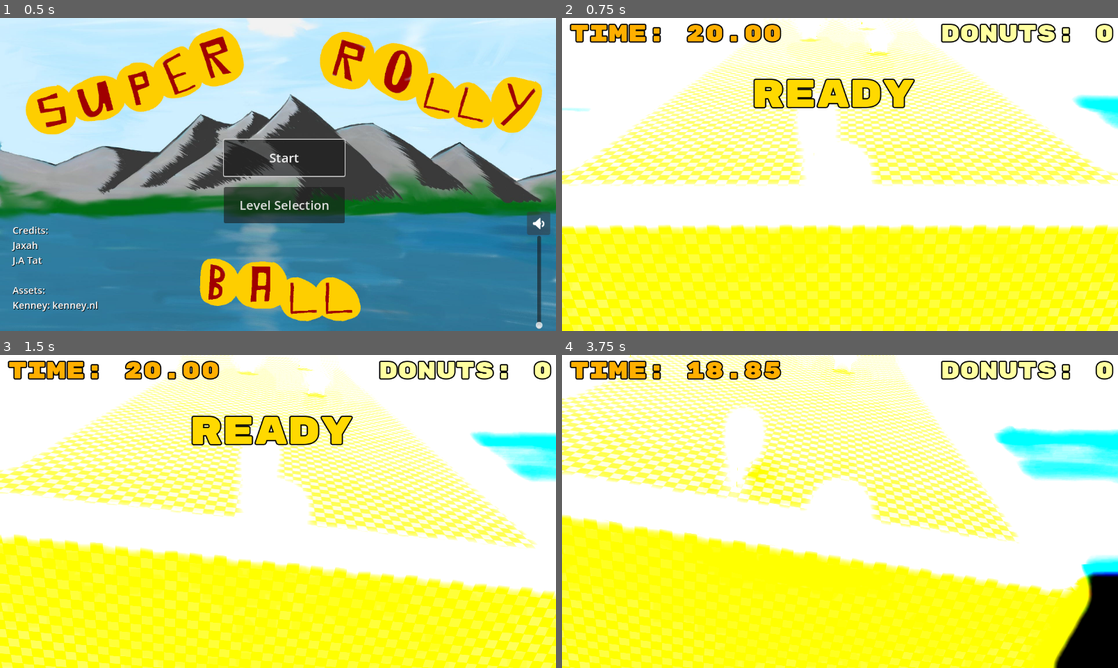
Above: before the commit, frames 1-4 (two rows, left to right).
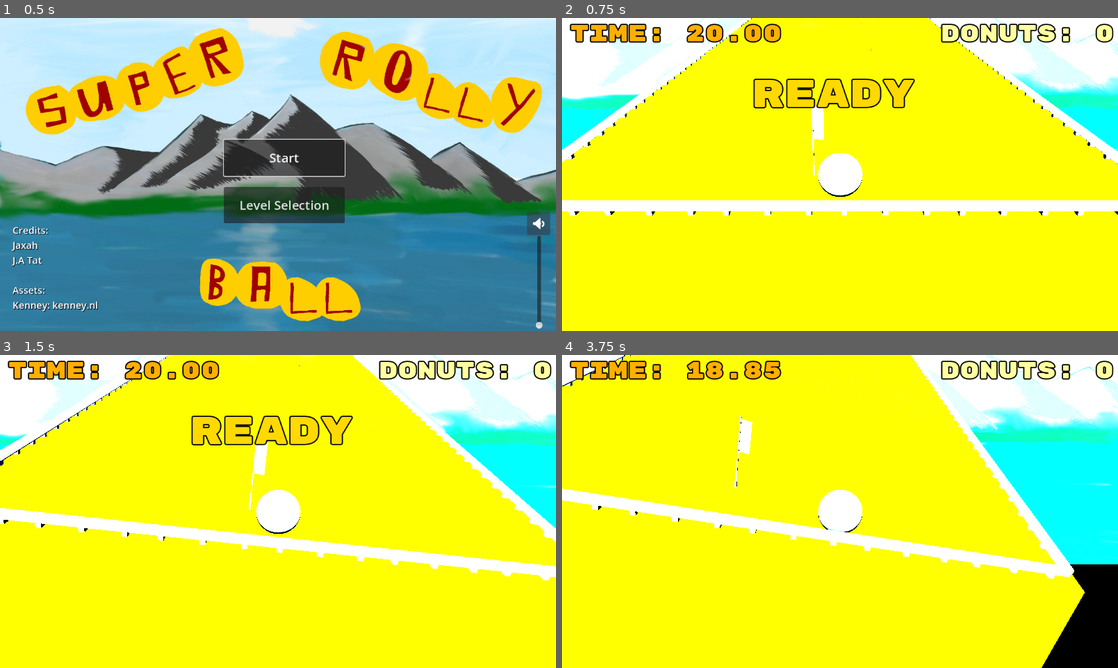
Above: after the commit, the same moments.

Repository: fozzedout/Super-Rolly-Ball
Game: Godot game, scene res://Scenes/MainMenu.tscn
Same seed, same stepped clock (60 frames per second), same inputs: the game is played once before the commit and once after it.
Inputs:
- Up to frame 1 (0.5 s): no input
- Up to frame 2 (0.75 s): click "Start" at 0.5 s
- Up to frame 3 (1.5 s): tap Enter at 1.25 s; hold D (Move_Right) from 1.28 s (still down)
- Up to frame 4 (3.75 s): tap Space at 2 s; release D (Move_Right) at 2.03 s; hold S (Move_Down) 2.03-2.78 s; hold D (Move_Right) 2.78-3.53 s; hold W (Move_Up) from 3.53 s (still down)

Frame 1 is identical in both runs. In frame 2, 63% of the frame differs, in the area x 0-100%, y 0-100%; in frame 3, 64%; in frame 4, 64%.

Commit message:
Isolated skybox and fixed forwardFR issues
!

Diff:
--- a/Levels/Level01.tscn
+++ b/Levels/Level01.tscn
@@ -1,9 +1,9 @@
-[gd_scene load_steps=31 format=3 uid="uid://d0240xxixbpwr"]
+[gd_scene load_steps=28 format=3 uid="uid://d0240xxixbpwr"]
 
 [ext_resource type="Script" path="res://level.gd" id="1_hcc8s"]
+[ext_resource type="PackedScene" uid="uid://d01bknlxvp10s" path="res://TatScenes/skybox.tscn" id="2_4vemo"]
 [ext_resource type="PackedScene" uid="uid://dkdvg1uw6o3tv" path="res://Assets-Scenes/ball.tscn" id="2_5v74f"]
 [ext_resource type="Texture2D" uid="uid://da1ipk5rpfqib" path="res://Assets/checker.png" id="2_pn3o3"]
-[ext_resource type="Texture2D" uid="uid://b0c1u283xo2nf" path="res://Assets/TatModels/Sky.png" id="2_yolr3"]
 [ext_resource type="PackedScene" uid="uid://dugtji6l40t6b" path="res://Assets-Scenes/donut.tscn" id="4_m4o4t"]
 [ext_resource type="PackedScene" uid="uid://tkwvwr6l4ipo" path="res://TatScenes/Portal/portal.tscn" id="5_rx5en"]
 [ext_resource type="PackedScene" uid="uid://dkv4lecmp48d6" path="res://Assets/flagGreen.glb" id="6_lirog"]
@@ -19,38 +19,6 @@
 [ext_resource type="AudioStream" uid="uid://cmcp8switxcqt" path="res://Assets/time up.ogg" id="16_gycoy"]
 [ext_resource type="AudioStream" uid="uid://ismtxgupemn8" path="res://Assets/perfect.ogg" id="17_ccueb"]
 [ext_resource type="AudioStream" uid="uid://oripf5yxu22q" path="res://Assets/goal.ogg" id="18_p4jpw"]
-
-[sub_resource type="PanoramaSkyMaterial" id="PanoramaSkyMaterial_iiykm"]
-panorama = ExtResource("2_yolr3")
-
-[sub_resource type="Sky" id="Sky_1noyv"]
-sky_material = SubResource("PanoramaSkyMaterial_iiykm")
-
-[sub_resource type="Environment" id="Environment_qj4n2"]
-background_mode = 2
-background_color = Color(0.00447858, 0.00638158, 0.0458453, 1)
-sky = SubResource("Sky_1noyv")
-ambient_light_source = 1
-ambient_light_color = Color(0.0316549, 0.0316549, 0.0316549, 1)
-ambient_light_energy = 7.48
-reflected_light_source = 1
-tonemap_mode = 2
-tonemap_exposure = 1.17
-tonemap_white = 1.84
-sdfgi_enabled = true
-sdfgi_use_occlusion = true
-sdfgi_bounce_feedback = 0.56
-glow_enabled = true
-glow_normalized = true
-glow_intensity = 2.57
-glow_strength = 1.02
-glow_bloom = 1.0
-glow_blend_mode = 1
-glow_hdr_luminance_cap = 42.99
-adjustment_enabled = true
-adjustment_brightness = 2.85
-adjustment_contrast = 1.67
-adjustment_saturation = 2.56
 
 [sub_resource type="BoxShape3D" id="BoxShape3D_c6pdw"]
 size = Vector3(30, 10, 100)
@@ -107,15 +75,14 @@
 script = ExtResource("1_hcc8s")
 metadata/Level = "Level01"
 
+[node name="Skybox" parent="." instance=ExtResource("2_4vemo")]
+
 [node name="DirectionalLight3D" type="DirectionalLight3D" parent="."]
 transform = Transform3D(1, 0, 0, 0, 0.654741, 0.755853, 0, -0.755853, 0.654741, 0, 30.5478, 46.221)
 shadow_enabled = true
 shadow_transmittance_bias = 0.58
 shadow_opacity = 0.5
 shadow_blur = 3.0
-
-[node name="WorldEnvironment" type="WorldEnvironment" parent="."]
-environment = SubResource("Environment_qj4n2")
 
 [node name="CameraPivot" type="Node3D" parent="."]
 transform = Transform3D(1, 0, 0, 0, 0.965926, 0.258819, 0, -0.258819, 0.965926, 0.386248, 84.9504, 89.4251)
--- a/Levels/Level02.tscn
+++ b/Levels/Level02.tscn
@@ -1,15 +1,14 @@
-[gd_scene load_steps=37 format=3 uid="uid://d2e78wma2tsq0"]
+[gd_scene load_steps=31 format=3 uid="uid://d2e78wma2tsq0"]
 
 [ext_resource type="Script" path="res://level.gd" id="1_5d8c1"]
 [ext_resource type="Texture2D" uid="uid://da1ipk5rpfqib" path="res://Assets/checker.png" id="1_c20hp"]
+[ext_resource type="PackedScene" uid="uid://d01bknlxvp10s" path="res://TatScenes/skybox.tscn" id="2_efqvo"]
 [ext_resource type="Texture2D" uid="uid://6u5pehsvujx6" path="res://Assets/goal.png" id="2_i4kii"]
 [ext_resource type="PackedScene" uid="uid://dkdvg1uw6o3tv" path="res://Assets-Scenes/ball.tscn" id="2_rns3p"]
-[ext_resource type="Texture2D" uid="uid://b0c1u283xo2nf" path="res://Assets/TatModels/Sky.png" id="2_s2swr"]
 [ext_resource type="PackedScene" uid="uid://dkv4lecmp48d6" path="res://Assets/flagGreen.glb" id="5_aofnd"]
 [ext_resource type="PackedScene" uid="uid://dugtji6l40t6b" path="res://Assets-Scenes/donut.tscn" id="6_g065k"]
 [ext_resource type="PackedScene" uid="uid://dbgfrc1dy6qkh" path="res://Assets-Scenes/railing.tscn" id="7_p56t5"]
 [ext_resource type="AudioStream" uid="uid://xq51s74o5iw8" path="res://Assets/Flowing Rocks.ogg" id="8_228wm"]
-[ext_resource type="Texture2D" uid="uid://be2xqjsum35p1" path="res://Assets/background.jpg" id="8_p41px"]
 [ext_resource type="FontFile" uid="uid://jk53t7iv2q4s" path="res://Assets/RubikMonoOne-Regular.ttf" id="10_o4a1o"]
 [ext_resource type="AudioStream" uid="uid://bnw1rj5dtwdal" path="res://Assets/powerup.wav" id="11_j6b47"]
 [ext_resource type="Script" path="res://globals.gd" id="11_jx6vc"]
@@ -20,38 +19,6 @@
 [ext_resource type="AudioStream" uid="uid://ismtxgupemn8" path="res://Assets/perfect.ogg" id="17_cv5wq"]
 [ext_resource type="AudioStream" uid="uid://oripf5yxu22q" path="res://Assets/goal.ogg" id="18_d2rjc"]
 
-[sub_resource type="PanoramaSkyMaterial" id="PanoramaSkyMaterial_6nyyj"]
-panorama = ExtResource("2_s2swr")
-
-[sub_resource type="Sky" id="Sky_1noyv"]
-sky_material = SubResource("PanoramaSkyMaterial_6nyyj")
-
-[sub_resource type="Environment" id="Environment_y4lmy"]
-background_mode = 2
-background_color = Color(0.00447858, 0.00638158, 0.0458453, 1)
-sky = SubResource("Sky_1noyv")
-ambient_light_source = 1
-ambient_light_color = Color(0.0316549, 0.0316549, 0.0316549, 1)
-ambient_light_energy = 7.48
-reflected_light_source = 1
-tonemap_mode = 2
-tonemap_exposure = 1.17
-tonemap_white = 1.84
-sdfgi_enabled = true
-sdfgi_use_occlusion = true
-sdfgi_bounce_feedback = 0.56
-glow_enabled = true
-glow_normalized = true
-glow_intensity = 2.57
-glow_strength = 1.02
-glow_bloom = 1.0
-glow_blend_mode = 1
-glow_hdr_luminance_cap = 42.99
-adjustment_enabled = true
-adjustment_brightness = 2.85
-adjustment_contrast = 1.67
-adjustment_saturation = 2.56
-
 [sub_resource type="BoxShape3D" id="BoxShape3D_jo5da"]
 size = Vector3(30, 10, 100)
 
@@ -91,11 +58,6 @@
 
 [sub_resource type="BoxShape3D" id="BoxShape3D_kwnik"]
 size = Vector3(1000, 1, 1000)
-
-[sub_resource type="QuadMesh" id="QuadMesh_re8x1"]
-
-[sub_resource type="StandardMaterial3D" id="StandardMaterial3D_toc3d"]
-albedo_texture = ExtResource("8_p41px")
 
 [sub_resource type="Animation" id="Animation_x8fa6"]
 resource_name = "FadeStart"
@@ -133,6 +95,8 @@
 script = ExtResource("1_5d8c1")
 metadata/Level = "Level02"
 
+[node name="Skybox" parent="." instance=ExtResource("2_efqvo")]
+
 [node name="DirectionalLight3D" type="DirectionalLight3D" parent="."]
 transform = Transform3D(1, 0, 0, 0, 0.654741, 0.755853, 0, -0.755853, 0.654741, 0, 30.5478, 46.221)
 shadow_enabled = true
@@ -140,9 +104,6 @@
 shadow_opacity = 0.5
 shadow_blur = 3.0
 
-[node name="WorldEnvironment" type="WorldEnvironment" parent="."]
-environment = SubResource("Environment_y4lmy")
-
 [node name="CameraPivot" type="Node3D" parent="."]
 transform = Transform3D(1, 0, 0, 0, 0.965926, 0.258819, 0, -0.258819, 0.965926, 0.386248, 84.9504, 89.4251)
 
@@ -438,11 +399,6 @@
 
 [node name="Railing76" parent="Ground/Fences" instance=ExtResource("7_p56t5")]
 transform = Transform3D(-2.18557e-07, 0, 5, 0, 5, 0, -5, 0, -2.18557e-07, 52.2927, 1.26594, -20.8221)
-
-[node name="Backdrop" type="MeshInstance3D" parent="."]
-transform = Transform3D(277.522, 0, 0, 0, 136.628, 0, 0, 0, 60.0078, -0.00280762, -28.6082, -98.4433)
-mesh = SubResource("QuadMesh_re8x1")
-surface_material_override/0 = SubResource("StandardMaterial3D_toc3d")
 
 [node name="TimerReload" type="Timer" parent="."]
 wait_time = 2.0
--- /dev/null
+++ b/TatScenes/skybox.tscn
@@ -0,0 +1,39 @@
+[gd_scene load_steps=5 format=3 uid="uid://d01bknlxvp10s"]
+
+[ext_resource type="Texture2D" uid="uid://b0c1u283xo2nf" path="res://Assets/TatModels/Sky.png" id="1_66rau"]
+
+[sub_resource type="PanoramaSkyMaterial" id="PanoramaSkyMaterial_6nyyj"]
+panorama = ExtResource("1_66rau")
+
+[sub_resource type="Sky" id="Sky_1noyv"]
+sky_material = SubResource("PanoramaSkyMaterial_6nyyj")
+
+[sub_resource type="Environment" id="Environment_y4lmy"]
+background_mode = 2
+background_color = Color(0.00447858, 0.00638158, 0.0458453, 1)
+sky = SubResource("Sky_1noyv")
+ambient_light_source = 1
+ambient_light_color = Color(0.0316549, 0.0316549, 0.0316549, 1)
+ambient_light_energy = 7.48
+reflected_light_source = 1
+tonemap_mode = 2
+tonemap_exposure = 1.17
+tonemap_white = 1.84
+sdfgi_use_occlusion = true
+sdfgi_bounce_feedback = 0.56
+glow_normalized = true
+glow_intensity = 2.57
+glow_strength = 1.02
+glow_bloom = 1.0
+glow_blend_mode = 1
+glow_hdr_luminance_cap = 42.99
+fog_enabled = true
+fog_light_color = Color(0.561814, 0.596245, 0.650348, 1)
+fog_light_energy = 0.1
+adjustment_enabled = true
+adjustment_brightness = 2.85
+adjustment_contrast = 1.67
+adjustment_saturation = 2.56
+
+[node name="Skybox" type="WorldEnvironment"]
+environment = SubResource("Environment_y4lmy")
